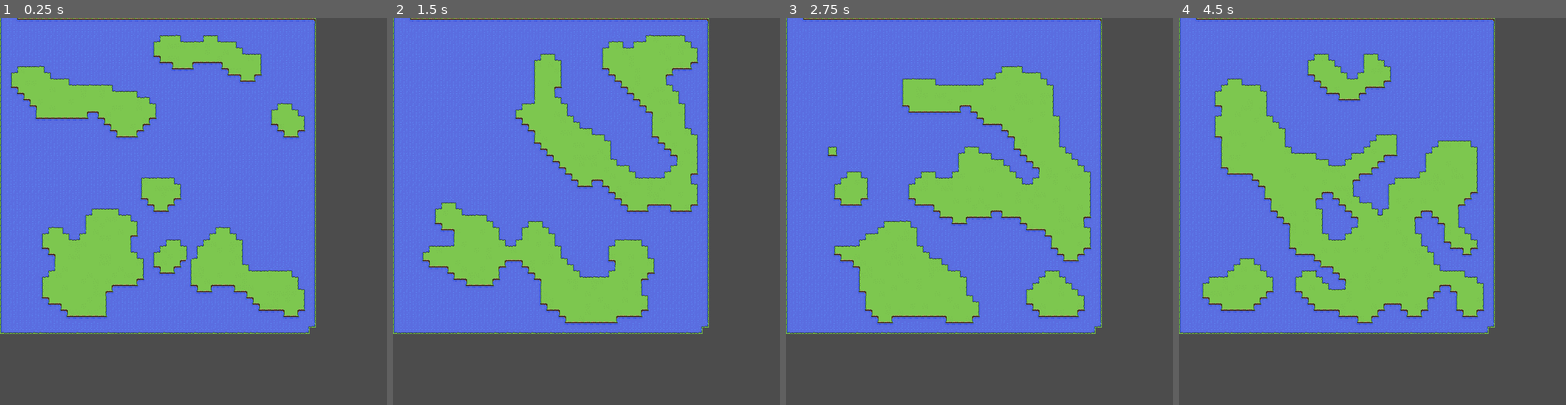
Above: before the commit, frames 1-4 (left to right).
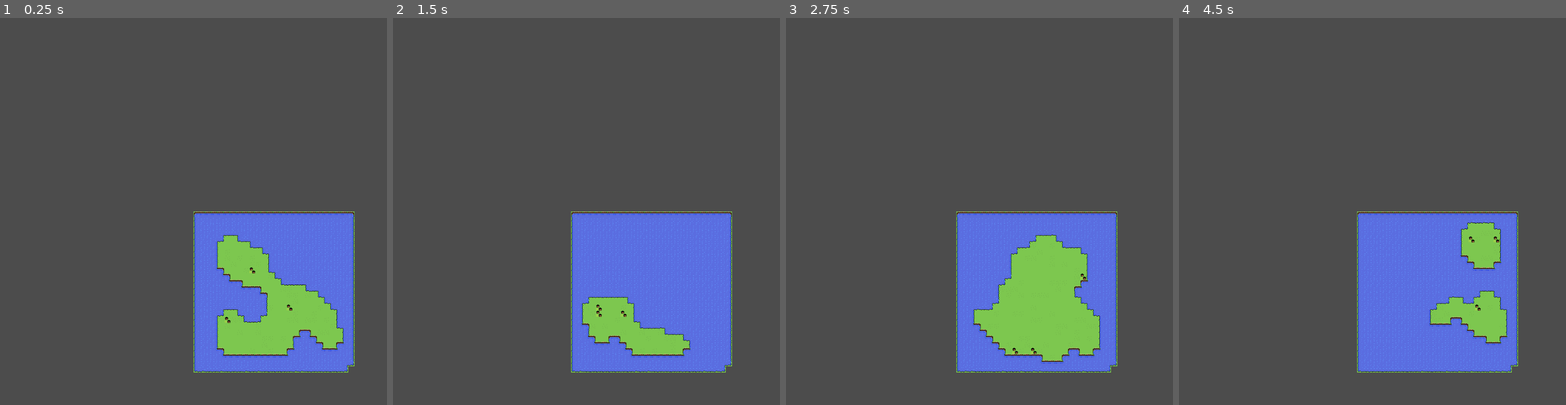
Above: after the commit, the same moments.

Repository: TheWongGuy/royalty
Game: Godot game, scene res://devscene.tscn
The game is run twice, just before and just after one commit, with the same random seed, the same clock (stepped at 60 frames per second) and the same inputs. Before the commit the project starts from res://test.tscn.
Inputs (mouse positions are in pixels of both pictures, inside the frame that each line leads up to):
- Up to frame 1 (0.25 s): no input
- Up to frame 2 (1.5 s): tap Enter at 0.5 s; move the mouse to (671, 192) at 0.52 s; hold D 0.53-1.25 s; tap Space at 0.6, 0.77, 1.07 s; click (671, 192) at 0.67 s; drag from (509, 230) to (567, 288) at 1.27 s
- Up to frame 3 (2.75 s): tap Space at 2, 2.1 s; move the mouse to (1018, 126) at 2.02 s; hold D from 2.03 s (still down); click (1018, 126) at 2.17 s
- Up to frame 4 (4.5 s): release D at 2.75 s; tap Enter at 2.75 s; drag from (1353, 288) to (1256, 153) at 2.77 s; tap Space at 3.5, 3.6, 3.77, 4.07 s; move the mouse to (1488, 269) at 3.52 s; hold A 3.53-4.25 s; click (1488, 269) at 3.67 s; drag from (1256, 153) to (1314, 114) at 4.27 s

The runs differ from the first frame. In frame 1, 68% of the frame differs, in the area x 0-92%, y 0-92%; in frame 2, 65%; in frame 3, 67%; in frame 4, 70%, in the area x 0-88%, y 0-92%.

Commit message:
Add basic kingdom generation

Diff:
--- /dev/null
+++ b/devscene.tscn
@@ -0,0 +1,32 @@
+[gd_scene load_steps=5 format=2]
+
+[ext_resource path="res://tiles/groundtiles.tres" type="TileSet" id=1]
+[ext_resource path="res://scripts/world_generation.gd" type="Script" id=2]
+[ext_resource path="res://scripts/camera_controller.gd" type="Script" id=3]
+[ext_resource path="res://scripts/animate_water.gd" type="Script" id=4]
+
+[node name="World" type="Node2D"]
+script = ExtResource( 2 )
+
+[node name="TileMap" type="TileMap" parent="."]
+tile_set = ExtResource( 1 )
+cell_size = Vector2( 16, 16 )
+cell_custom_transform = Transform2D( 16, 0, 0, 16, 0, 0 )
+format = 1
+
+[node name="WaterTimer" type="Timer" parent="TileMap"]
+wait_time = 1.5
+autostart = true
+
+[node name="WaterAnimator" type="Node2D" parent="TileMap"]
+script = ExtResource( 4 )
+
+[node name="KingdomMap" type="TileMap" parent="."]
+tile_set = ExtResource( 1 )
+cell_size = Vector2( 16, 16 )
+cell_custom_transform = Transform2D( 16, 16, 0, 16, 0, 0 )
+format = 1
+
+[node name="Camera2D" type="Camera2D" parent="."]
+current = true
+script = ExtResource( 3 )
--- a/project.godot
+++ b/project.godot
@@ -8,16 +8,25 @@
 
 config_version=4
 
-_global_script_classes=[  ]
+_global_script_classes=[ {
+"base": "Node2D",
+"class": "Kingdom",
+"language": "GDScript",
+"path": "res://scripts/kingdom.gd"
+} ]
 _global_script_class_icons={
-
+"Kingdom": ""
 }
 
 [application]
 
 config/name="royalty"
-run/main_scene="res://test.tscn"
+run/main_scene="res://devscene.tscn"
 config/icon="res://icon.png"
+
+[autoload]
+
+Global="*res://scripts/global.gd"
 
 [display]
 
--- /dev/null
+++ b/scripts/animate_water.gd
@@ -0,0 +1,24 @@
+extends Node2D
+
+var timeout = false
+var timer
+var tilemap
+
+func _ready():
+	tilemap = get_parent()
+	timer = tilemap.get_node("WaterTimer")
+	timer.connect("timeout", self, "_on_timer_timeout")
+
+func _process(delta):
+	if timeout == true:
+		for cell in tilemap.get_used_cells_by_id(Global.TILE_TYPE.WATER):
+			var tile = tilemap.get_cell_autotile_coord(cell.x, cell.y)
+			if(tile == Vector2(1, 1)):
+				tilemap.set_cell(cell.x, cell.y, Global.TILE_TYPE.WATER, false, false, false, Vector2(2, 1))
+			elif(tile == Vector2(2, 1)):
+				tilemap.set_cell(cell.x, cell.y, Global.TILE_TYPE.WATER, false, false, false, Vector2(1, 1))
+		timeout = false
+
+
+func _on_timer_timeout():
+	timeout = true
--- /dev/null
+++ b/scripts/camera_controller.gd
@@ -0,0 +1,30 @@
+extends Camera2D
+
+var drag = false
+var initPosCam = false
+var initPosMouse = false
+var initPosNode = false
+
+
+#Input handler, listen for ESC to exit app
+func _input(event):
+	if event is InputEventKey:
+		match event.scancode:
+			KEY_W:
+				position = get_camera_position() + Vector2(0, -30)
+			KEY_S:
+				position = get_camera_position() + Vector2(0, 30)
+			KEY_A:
+				position = get_camera_position() + Vector2(-20, 0)
+			KEY_D:
+				position = get_camera_position() + Vector2(20, 0)
+
+	if event is  InputEventMouseButton:
+		if (event.button_index == BUTTON_WHEEL_UP):
+			zoom[0] = zoom[0] + 0.25
+			zoom[1] = zoom[1] + 0.25
+		if (event.button_index == BUTTON_WHEEL_DOWN):
+			if(zoom[0] - 0.25 > 0 && zoom[1] - 0.25 > 0):
+				zoom[0] = zoom[0] - 0.25
+				zoom[1] = zoom[1] - 0.25
+		set_zoom(zoom)
--- /dev/null
+++ b/scripts/global.gd
@@ -0,0 +1,41 @@
+extends Node
+
+const TILE_TYPE = {
+	'WATER': 2,
+	'LAND': 1,
+	'VILLAGE': 3
+}
+
+const CITY_NAME_PREFIXES = [
+	"Winter",
+	"Water",
+	"Haver",
+	"West",
+	"Ox",
+	"Kings",
+	"Queens",
+	"Cherry"
+]
+
+const CITY_NAME_SUFFIXES = [
+	"worth",
+	"ton",
+	"stead",
+	"mouth",
+	"ham",
+	"ford",
+	"cester",
+	"borough",
+	"bury",
+	"by"
+]
+
+const CITY_NAME_ENDINGS = [
+	"Crossing",
+	"Keep",
+	"Falls"
+]
+
+const KINGDOMS = []
+
+const LAND_CELLS = []
--- /dev/null
+++ b/scripts/kingdom.gd
@@ -0,0 +1,32 @@
+extends Node2D
+class_name Kingdom
+
+export(Vector2) var location
+export(int) var population
+export(int) var gold
+export(String) var cityname
+
+var kingdommap
+
+static func generate_name() -> String:
+	var prefix = Global.CITY_NAME_PREFIXES[randi() % len(Global.CITY_NAME_PREFIXES)]
+	var suffix = Global.CITY_NAME_SUFFIXES[randi() % len(Global.CITY_NAME_SUFFIXES)]
+	var ending = ""
+	var ending_chance = randi() % 100
+	if ending_chance < 50:
+		ending = " " + Global.CITY_NAME_ENDINGS[randi() % len(Global.CITY_NAME_ENDINGS)]
+	return prefix + suffix + ending
+
+func _ready():
+	print(location)
+	kingdommap = get_parent().get_node("KingdomMap")
+	kingdommap.set_cell(location.x, location.y, Global.TILE_TYPE.VILLAGE)
+
+func _init(cityname: String, location : Vector2):
+	self.cityname = cityname
+	self.location = location
+	gold = 100
+	population = 5
+	var message = "New Kingdom Constructed: City Name = {cityname}, Location = {location}, Population = {population}, Gold = {gold}"
+	message = message.format({"cityname": cityname, "location": location, "population": population, "gold": gold})
+	print(message)
--- a/scripts/world_generation.gd
+++ b/scripts/world_generation.gd
@@ -1,19 +1,35 @@
-extends TileMap
+extends Node2D
 
 export var water_percentage = 50
-var map_size = Vector2(50, 50)
+export var map_size = Vector2(25, 25)
+export var civilization_count = 3
 
-const TILE_TYPE = {'WATER': 2, 'LAND': 1}
+var TILE_TYPE = Global.TILE_TYPE
+
+var tilemap
+var kingdommap
 
 func generate_world():
+	_clear_kingdoms()
+	print("Generating Map")
 	place_cells()
 	create_water_border()
 	for i in range(4):
 		smooth()
 	update_bitmask()
+	generate_civilizations()
+
+
+func _clear_kingdoms() -> void:
+	for kingdom in Global.KINGDOMS:
+		kingdommap.set_cell(kingdom.location.x, kingdom.location.y, -1)
+		remove_child(kingdom)
+	Global.KINGDOMS.clear()
 
 # Called when the node enters the scene tree for the first time.
 func _ready():
+	tilemap = get_node("TileMap")
+	kingdommap = get_node("KingdomMap")
 	generate_world()
 
 func _input(ev):
@@ -26,23 +42,21 @@
 		for y in map_size.y:
 			var cell_type = randi() % 100
 			if cell_type < water_percentage:
-				set_cell(x, y, TILE_TYPE.WATER)
+				tilemap.set_cell(x, y, TILE_TYPE.WATER)
 			else:
-				set_cell(x, y, TILE_TYPE.LAND)
+				tilemap.set_cell(x, y, TILE_TYPE.LAND)
 
 func create_water_border():
 	for x in map_size.x:
-		set_cell(x, 0, TILE_TYPE.WATER)
-		set_cell(x, map_size.y, TILE_TYPE.WATER)
-		set_cell(x, 1, TILE_TYPE.WATER)
-		set_cell(x, map_size.y-1, TILE_TYPE.WATER)
+		tilemap.set_cell(x, 0, TILE_TYPE.WATER)
+		tilemap.set_cell(x, map_size.y, TILE_TYPE.WATER)
+		tilemap.set_cell(x, 1, TILE_TYPE.WATER)
+		tilemap.set_cell(x, map_size.y-1, TILE_TYPE.WATER)
 	for y in map_size.y:
-		set_cell(0, y, TILE_TYPE.WATER)
-		set_cell(map_size.x, y, TILE_TYPE.WATER)
-		set_cell(1, y, TILE_TYPE.WATER)
-		set_cell(map_size.x-1, y, TILE_TYPE.WATER)
-
-
+		tilemap.set_cell(0, y, TILE_TYPE.WATER)
+		tilemap.set_cell(map_size.x, y, TILE_TYPE.WATER)
+		tilemap.set_cell(1, y, TILE_TYPE.WATER)
+		tilemap.set_cell(map_size.x-1, y, TILE_TYPE.WATER)
 
 func smooth():
 	for x in range(1, map_size.x-1):
@@ -50,39 +64,13 @@
 			iterate_cell(x, y)
 
 func iterate_cell(x, y):
-	var cell = get_cell(x, y)
+	var cell = tilemap.get_cell(x, y)
 	var cell_counts = get_neighbour_cell_count(x, y)
 
 	if cell_counts.WATER_COUNT > 4:
-		set_cell(x, y, TILE_TYPE.WATER)
+		tilemap.set_cell(x, y, TILE_TYPE.WATER)
 	elif cell_counts.WATER_COUNT < 4:
-		set_cell(x, y, TILE_TYPE.LAND)
-
-
-func is_channel(x, y):
-	var top_left = Vector2(x-1, y-1)
-	var bottom_right = Vector2(x+1, y+1)
-
-	if x-1 < 0:
-		top_left.x = 0
-	if y-1 < 0:
-		top_left.y = 0
-
-	if x+1 >= map_size.x:
-		bottom_right.x = map_size.x - 1
-	if y+1 >= map_size.y:
-		bottom_right.y = map_size.y - 1
-
-	var top_cell = get_cell(x, top_left.y)
-	var bottom_cell = get_cell(x, bottom_right.y)
-	var left_cell = get_cell(top_left.x, y)
-	var right_cell = get_cell(bottom_right.x, y)
-
-	if top_cell == bottom_cell and top_cell == TILE_TYPE.LAND:
-		return true
-	if left_cell == right_cell and left_cell == TILE_TYPE.LAND:
-		return true
-	return false
+		tilemap.set_cell(x, y, TILE_TYPE.LAND)
 
 # Grabs neighbour cell count including diagonals
 func get_neighbour_cell_count(x, y):
@@ -106,24 +94,37 @@
 		for local_y in range(top_left.y, bottom_right.y + 1):
 			if local_x == x and local_y == y:
 				continue
-			match get_cell(local_x, local_y):
+			match tilemap.get_cell(local_x, local_y):
 				TILE_TYPE.WATER:
 					water_count += 1
 				TILE_TYPE.LAND:
 					land_count += 1
-
 	return {'WATER_COUNT': water_count, 'LAND_COUNT': land_count}
 
-func clean_narrow_lakes():
-	for x in range(1, map_size.x-1):
-		for y in range(1, map_size.y-1):
-			var cell = get_cell(x, y)
-			if cell == TILE_TYPE.WATER:
-				if is_channel(x, y):
-					set_cell(x, y, TILE_TYPE.LAND)
+func update_bitmask():
+	tilemap.update_bitmask_region(Vector2(0, 0), map_size)
 
-func update_bitmask():
-	update_bitmask_region(Vector2(0, 0), map_size)
-# Called every frame. 'delta' is the elapsed time since the previous frame.
-#func _process(delta):
-#	pass
+func refresh_land_tiles():
+	Global.LAND_CELLS.clear()
+	for x in map_size.x:
+		for y in map_size.y:
+			var cell = tilemap.get_cell(x, y)
+			if cell == TILE_TYPE.LAND:
+				Global.LAND_CELLS.append(Vector2(x, y))
+
+func generate_civilizations():
+	refresh_land_tiles()
+	print("Generating Civilzations")
+	for i in civilization_count:
+		generate_civilization()
+
+func generate_civilization():
+	var index = randi() % len(Global.LAND_CELLS)
+	var cell = Global.LAND_CELLS[index]
+	while(kingdommap.get_cellv(cell) == Global.TILE_TYPE.VILLAGE):
+		index += 1
+		cell = Global.LAND_CELLS[index]
+
+	var kingdom = Kingdom.new(Kingdom.generate_name(), cell)
+	Global.KINGDOMS.append(kingdom)
+	add_child(kingdom)
--- a/test.tscn
+++ /dev/null
@@ -1,16 +0,0 @@
-[gd_scene load_steps=3 format=2]
-
-[ext_resource path="res://tiles/groundtiles.tres" type="TileSet" id=1]
-[ext_resource path="res://scripts/world_generation.gd" type="Script" id=2]
-
-[node name="World" type="Node2D"]
-
-[node name="TileMap" type="TileMap" parent="."]
-tile_set = ExtResource( 1 )
-cell_size = Vector2( 16, 16 )
-cell_custom_transform = Transform2D( 16, 0, 0, 16, 0, 0 )
-format = 1
-tile_data = PoolIntArray( -131072, 2, 0, -131071, 2, 3, -65536, 2, 131072, -65535, 2, 393220, -65534, 2, 3, 1, 2, 131072, 2, 2, 131075 )
-script = ExtResource( 2 )
-
-[node name="Camera2D" type="Camera2D" parent="."]
--- a/tiles/groundtiles.tres
+++ b/tiles/groundtiles.tres
@@ -49,3 +49,17 @@
 2/shape_one_way_margin = 0.0
 2/shapes = [  ]
 2/z_index = 0
+3/name = "village"
+3/texture = ExtResource( 1 )
+3/tex_offset = Vector2( 0, 0 )
+3/modulate = Color( 1, 1, 1, 1 )
+3/region = Rect2( 112, 112, 16, 16 )
+3/tile_mode = 0
+3/occluder_offset = Vector2( 0, 0 )
+3/navigation_offset = Vector2( 0, 0 )
+3/shape_offset = Vector2( 0, 0 )
+3/shape_transform = Transform2D( 1, 0, 0, 1, 0, 0 )
+3/shape_one_way = false
+3/shape_one_way_margin = 0.0
+3/shapes = [  ]
+3/z_index = 0
Binary file changed: tiles/groundtiles.png
